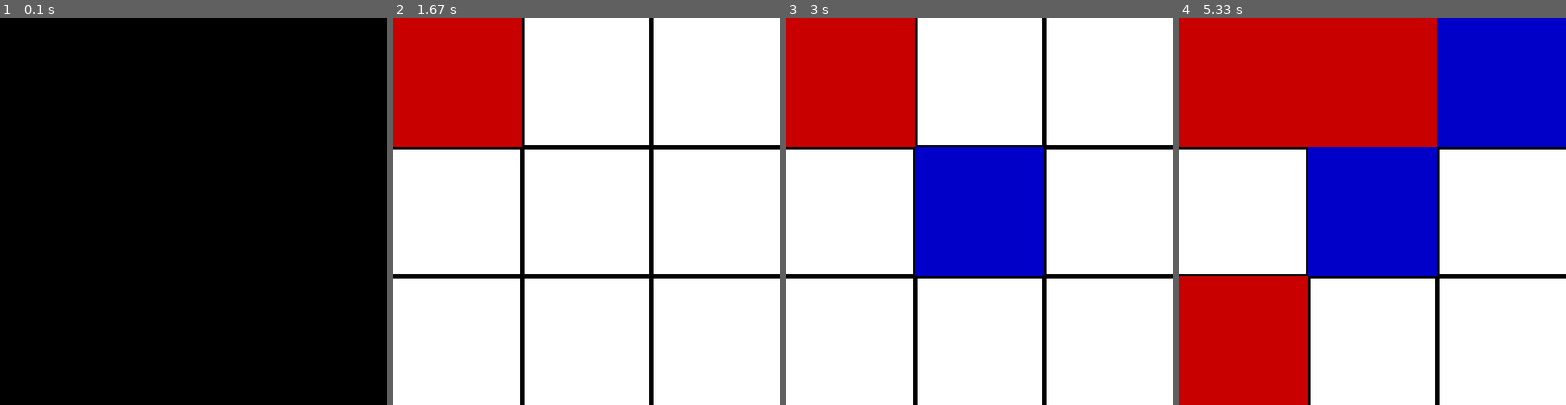
Above: before the commit, frames 1-4 (left to right).
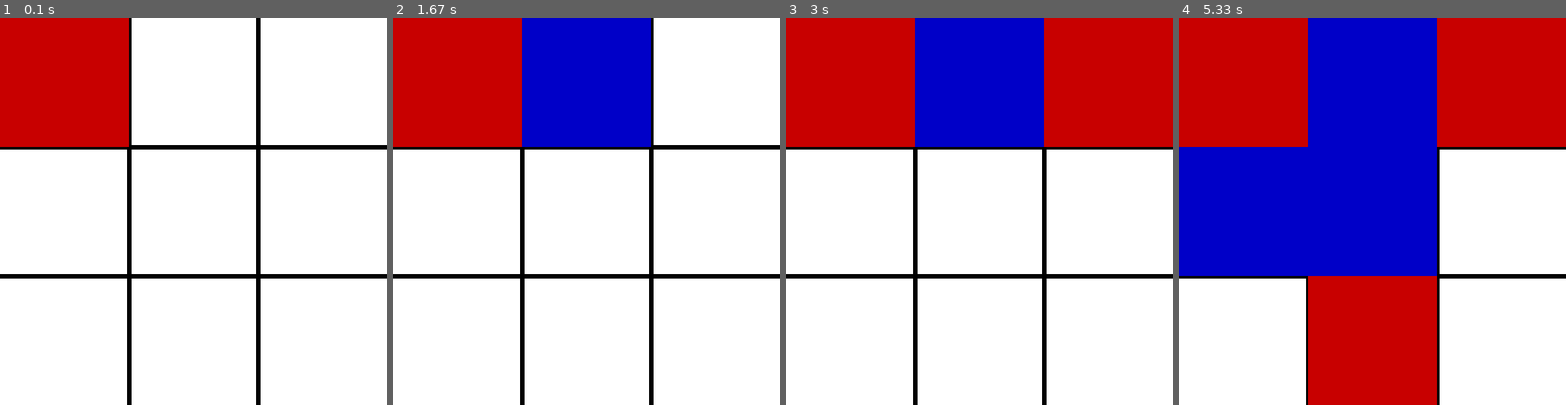
Above: after the commit, the same moments.

Repository: MattRBilek/project_code_MLAI-Algo_for_games
Game: pygame game, started from main.py
Two runs of this game, one before a commit and one after it. Both use one fixed random seed, a clock stepped at 60 frames per second and the inputs below.
Inputs:
- Up to frame 1 (0.1 s): no input
- Up to frame 2 (1.67 s): no input
- Up to frame 3 (3 s): no input
- Up to frame 4 (5.33 s): no input

The runs differ from the first frame. In frame 1, 96% of the frame differs, in the area x 0-100%, y 0-100%; in frame 2, 11%; in frame 3, 33%; in frame 4, 56%.

Commit message:
fixed a bug in minimax

Diff:
--- /dev/null
+++ b/exampleAlg.py
@@ -0,0 +1,6 @@
+import random
+class Algorithm:
+    def __init__(self, game):
+        self.game = game
+    def makeMove(self, turn, board, flags):
+        return 0;
--- a/games/prison.py
+++ b/games/prison.py
@@ -44,7 +44,7 @@
         turn = False
         flags = {}
         running = True
-        numRounds = random.randint(1,2) * 20
+        numRounds = random.randint(1,2) * 100
         score = np.array([0,0])
         for i in range(numRounds):
             move = None
--- a/games/tictactoe.py
+++ b/games/tictactoe.py
@@ -55,7 +55,7 @@
 
         # updating the display
         pg.display.update()
-        time.sleep(1)
+        #time.sleep(1)
         white = (255, 255, 255)
         self.screen.fill(white)
 
--- a/premade_algo/minimax.py
+++ b/premade_algo/minimax.py
@@ -1,7 +1,5 @@
 #example class for tictac toe for infinite depth
 import premade_algo.minimaxHelper as alg
-
-
 
 def evaluate(side,board,flags):
     if "winX" in flags:
@@ -15,5 +13,5 @@
     def __init__(self, game):
         self.game = game
     def makeMove(self, turn, board, flags):
-        value, moves, moveTree = alg.minimaxAlgo(turn,board,flags,self.game, evaluate, 2) # for u none will be 3
+        value, moves, moveTree = alg.minimaxAlgo(turn,board,flags,self.game, evaluate, 3) # for u will be 3
         return moves[0]
--- a/premade_algo/minimaxHelper.py
+++ b/premade_algo/minimaxHelper.py
@@ -14,7 +14,7 @@
             temp = None
             tempMoveList = None
 
-            temp,tempMoveList,tempFlags = minimaxAlgo(newside, newboard, newflags, game, evaluate, maxDepth, depth - 1, alpha, beta)
+            temp,tempMoveList,tempFlags = minimaxAlgo(newside, newboard, newflags, game, evaluate, maxDepth, depth + 1, alpha, beta)
 
             if value == None or value * turnMult < temp * turnMult:
                 moveList = [move] + tempMoveList
Empty file added: premade_algo/exampleAlg.py
